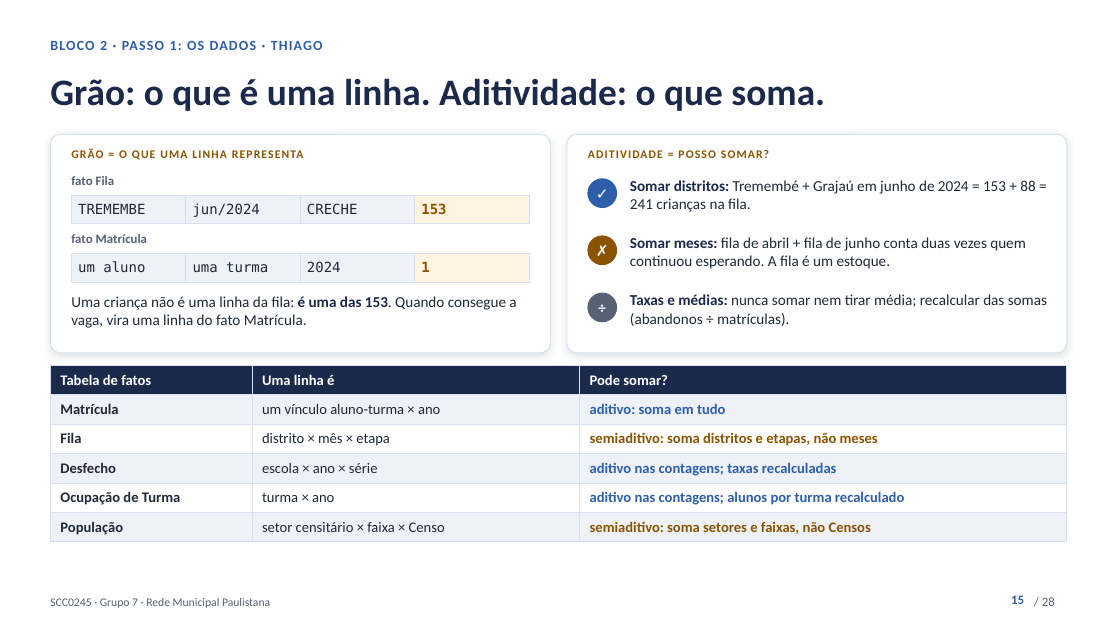
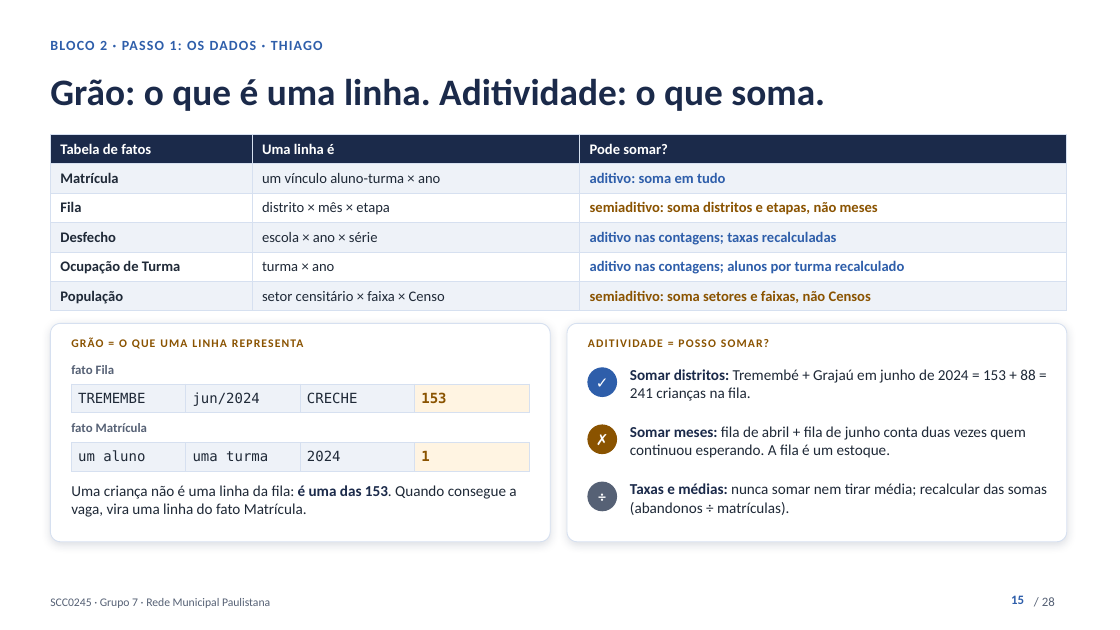
Before and after one commit to kevennlaranjeira/OLAP2026, a slide deck: slide 15 of docs/apresentacao/apresentacao-projeto1.pptx. Drawn at 1120x630 pixels with LibreOffice and Linux fonts; fonts in the diff are those of the drawing. Boxes give left, top, right and bottom in pixels: in the first picture for what was removed or moved away, otherwise in the second. Text is boxed around its words. In the diff, an @@ line names an element or a change of style, - is before the commit and + after.

```diff
--- a/docs/apresentacao/apresentacao-projeto1.pptx
+++ b/docs/apresentacao/apresentacao-projeto1.pptx
@@ table: place and size @@
-table at <box>50,365,1067,539</box>
+table at <box>50,134,1067,308</box>
@@ 11 texts, 3 ellipses, 2 tables, 2 rounded rectangles: place and size @@
-11 texts, 3 ellipses, 2 tables, 2 rounded rectangles at <box>50,134,1067,353</box>
+11 texts, 3 ellipses, 2 tables, 2 rounded rectangles at <box>50,323,1067,542</box>
```
Also in this commit, not shown: 2 other files.
